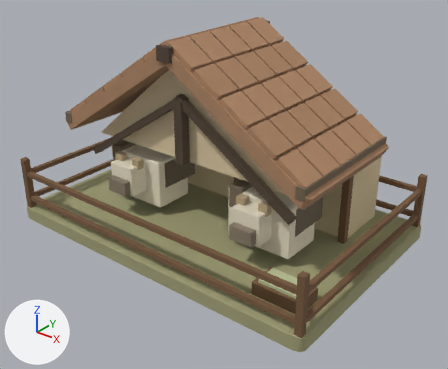
The glTF model public/assets/town/models/cowshed-3.glb as it was, and as the next commit left it.
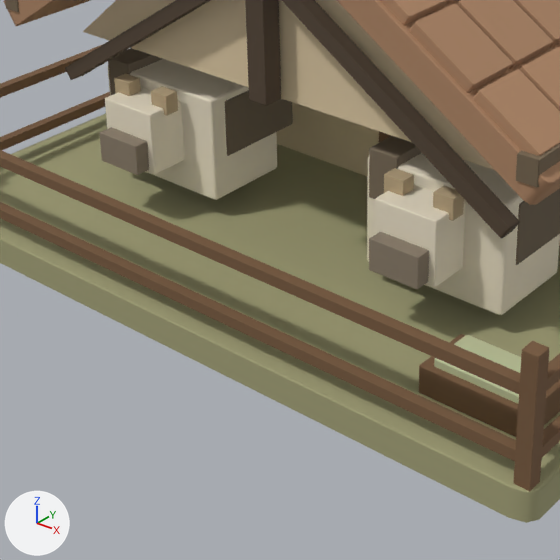
Old and new are each drawn whole from a 50 mm camera at (2.99, -3.65, 2.69) aimed at (0.15, -0.11, 0.49) and again close up on the part from 14% to 70% of the width and 32% to 100% of the height. The lights are fixed; the arrows at lower left show +X, +Y and +Z. The first two pictures are the older version. Where no turn or scale is listed for an object, it has been applied to the vertices. Vertices at exactly the same position are counted once.
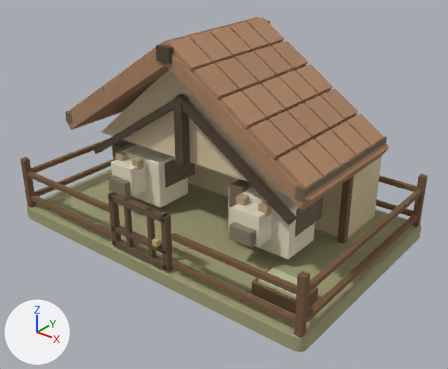
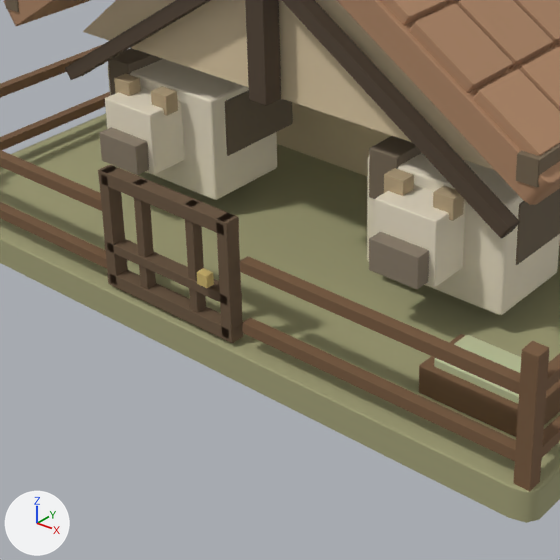
Where the change shows, as pixel boxes (x1, y1, x2, y2) in the close-ups (560 x 560 px):
'Mesh_24', added (brown): after (98, 165, 244, 343)
'Mesh_25', added: after (197, 268, 214, 288)
part 1 of me_mesh_1, cut back: (97, 192, 300, 343) in both
part 2 of me_mesh_1, cut back (mostly hidden): before (379, 131, 391, 142)

Edits to the bpy script that builds the scene:
```text
Add mat_material_17:
    mat_material_17 = principled_material('Material_17')
    mat_material_17.base_color = (0.604, 0.451, 0.15)  # yellow #ccb36c
    mat_material_17.roughness = 0.88
Add mat_material_16:
    mat_material_16 = principled_material('Material_16')
    mat_material_16.base_color = (0.141, 0.0887, 0.0482)  # brown #69543e
    mat_material_16.roughness = 0.88
Change me_mesh_1:
    used by ob_mesh_1; location = (0.0, 0.0, 0.0)
    remove me_mesh_1.from_pydata(...)  # 896 vertices, 1728 faces; spans x -1.43..1.43, y -0.93..0.93, z 0.01..0.77
    add me_mesh_1.from_pydata(...)  # 1064 vertices, 2052 faces; spans x -1.43..1.43, y -0.93..0.93, z 0.01..0.77
    me_mesh_1 part 1: 14 vertices moved from x -1.38..1.38, y -0.92..-0.88, z 0.18..0.45 to x -1.39..1.39, y -0.92..-0.88, z 0.18..0.45; 66 vertices removed from x -1.38..1.38, y -0.92..-0.88, z 0.18..0.45; 178 vertices added at x -1.39..1.39, y -0.92..-0.88, z 0.18..0.45
    me_mesh_1 part 2: 12 vertices moved from x -0.03..0.03, y 0.25..0.31, z 0.08..0.75 to x -0.03..0.03, y 0.25..0.31, z 0.07..0.77; 24 vertices removed from x -0.03..0.03, y 0.25..0.31, z 0.08..0.76; 80 vertices added at x -0.03..0.03, y 0.25..0.31, z 0.07..0.77
Add me_mesh_25:
    me_mesh_25.from_pydata(...)  # 56 vertices, 108 faces; spans x 0.4875..0.5325, y -0.063..-0.031, z -0.0225..0.0225
    me_mesh_25.materials.append(mat_material_17)  # yellow #ccb36c
Add me_mesh_24:
    me_mesh_24.from_pydata(...)  # 392 vertices, 756 faces; spans x 0.0..0.6, y -0.027..0.027, z -0.225..0.225
    me_mesh_24.materials.append(mat_material_16)  # brown #69543e
Add ob_mesh_25:
    ob_mesh_25 = bpy.data.objects.new('Mesh_25', me_mesh_25)
    ob_mesh_25.location = (-0.32, -0.9, 0.35)
Add ob_mesh_24:
    ob_mesh_24 = bpy.data.objects.new('Mesh_24', me_mesh_24)
    ob_mesh_24.location = (-0.32, -0.9, 0.35)
```
